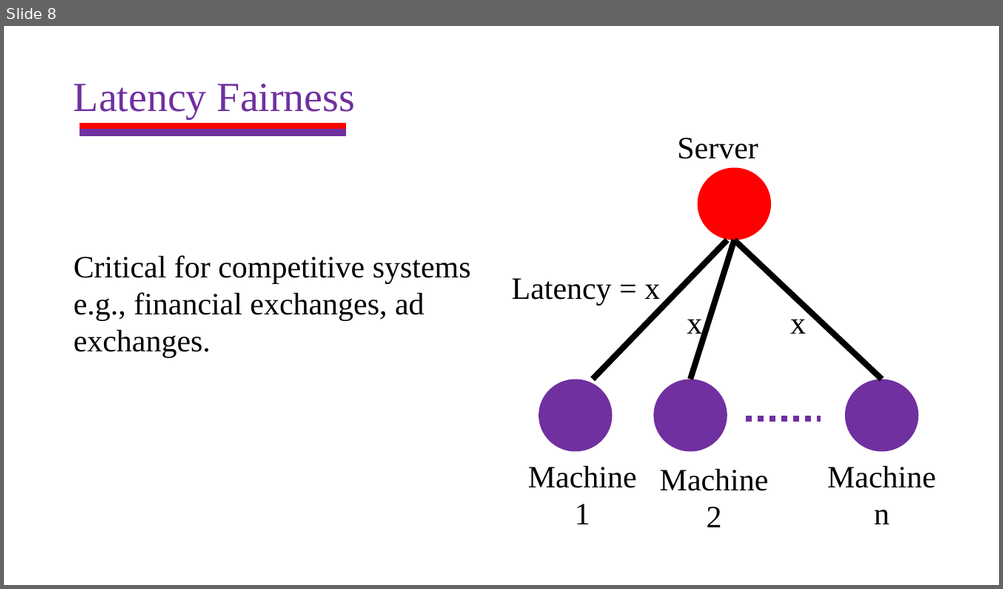
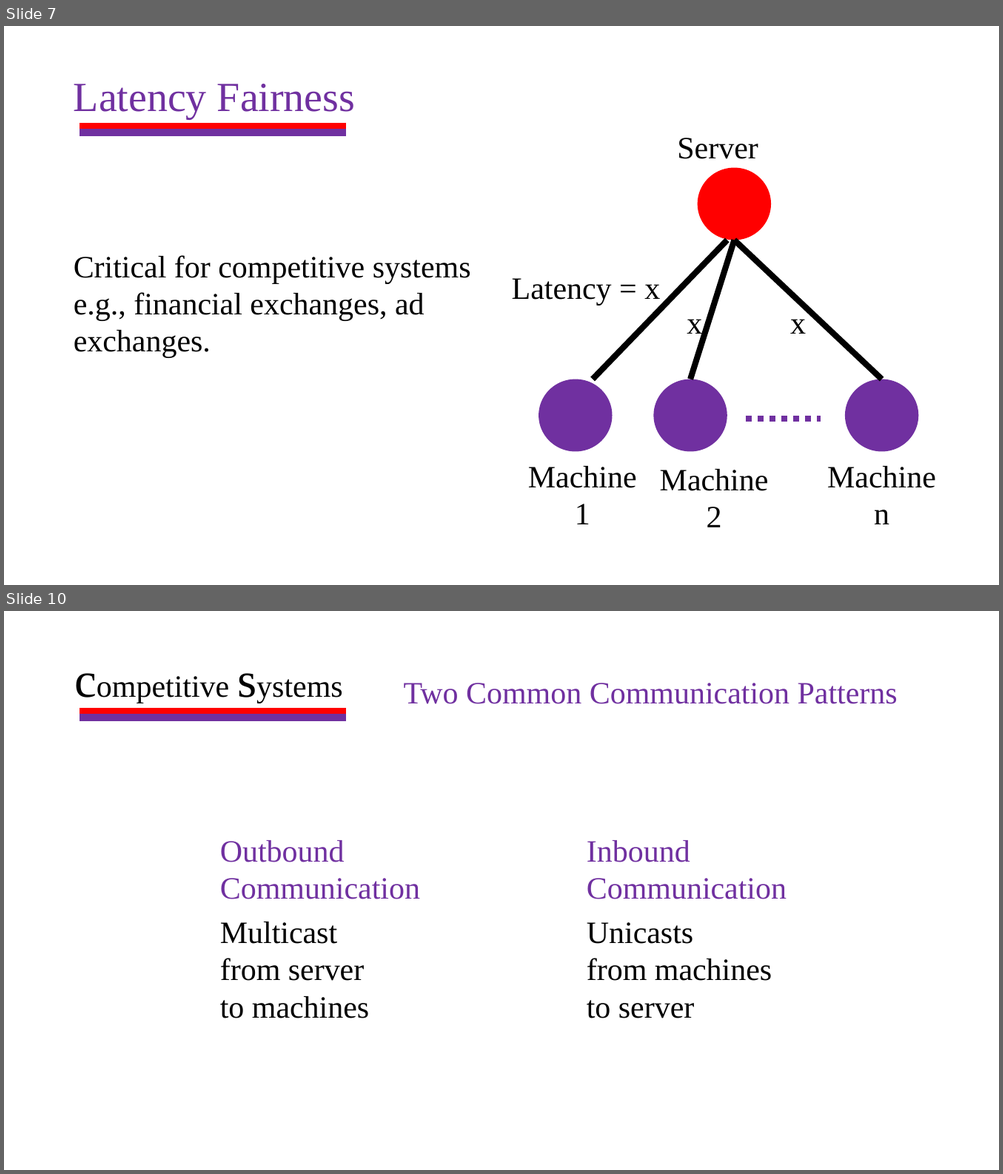
Before and after one commit to HaseebLUMS/Onyx-Presentation, a slide deck: thesis-latency-fairness.pptx. Shown one above the other, each under a label of ours: slide 8 before the commit, slides 7 and 10 after it; the slides between them are not shown. The pictures are 1003x589 and 1003x1174 pixels, drawn with LibreOffice and Linux fonts; fonts in the diff are those of the drawing. Boxes give left, top, right and bottom in pixels: in the first picture for what was removed or moved away, otherwise in the second. Text is boxed around its words. In the diff, an @@ line names an element or a change of style, - is before the commit and + after.

```diff
--- a/thesis-latency-fairness.pptx
+++ b/thesis-latency-fairness.pptx
@@ slide 10 added at <box>4,611,999,1170</box>, background #FFFFFF @@
@@ text added at <box>68,644,483,712</box>, 30 pt, text #000000 @@
+competitive systems
@@ text added at <box>404,683,897,704</box>, 30 pt, text #7030A0 @@
+Two Common Communication Patterns
@@ rectangle added at <box>80,709,345,715</box>, fill #FF0000, outline #FF0000 1.5 pt @@
@@ rectangle added at <box>80,715,345,721</box>, fill #7030A0, outline #7030A0 1.5 pt @@
@@ text added at <box>220,840,420,900</box>, 30 pt, text #7030A0 @@
+Outbound
+Communication
@@ text added at <box>586,840,786,900</box>, 30 pt, text #7030A0 @@
+Inbound
+Communication
@@ text added at <box>220,922,369,1019</box>, 30 pt, text #000000 @@
+Multicast from server to machines
@@ text added at <box>586,923,771,1019</box>, 30 pt, text #000000 @@
+Unicasts
+from machines to server
@@ what was slide 8 is now slide 7 @@
```
Also in this commit, not shown: 2 slides changed, 1 other slide added.
